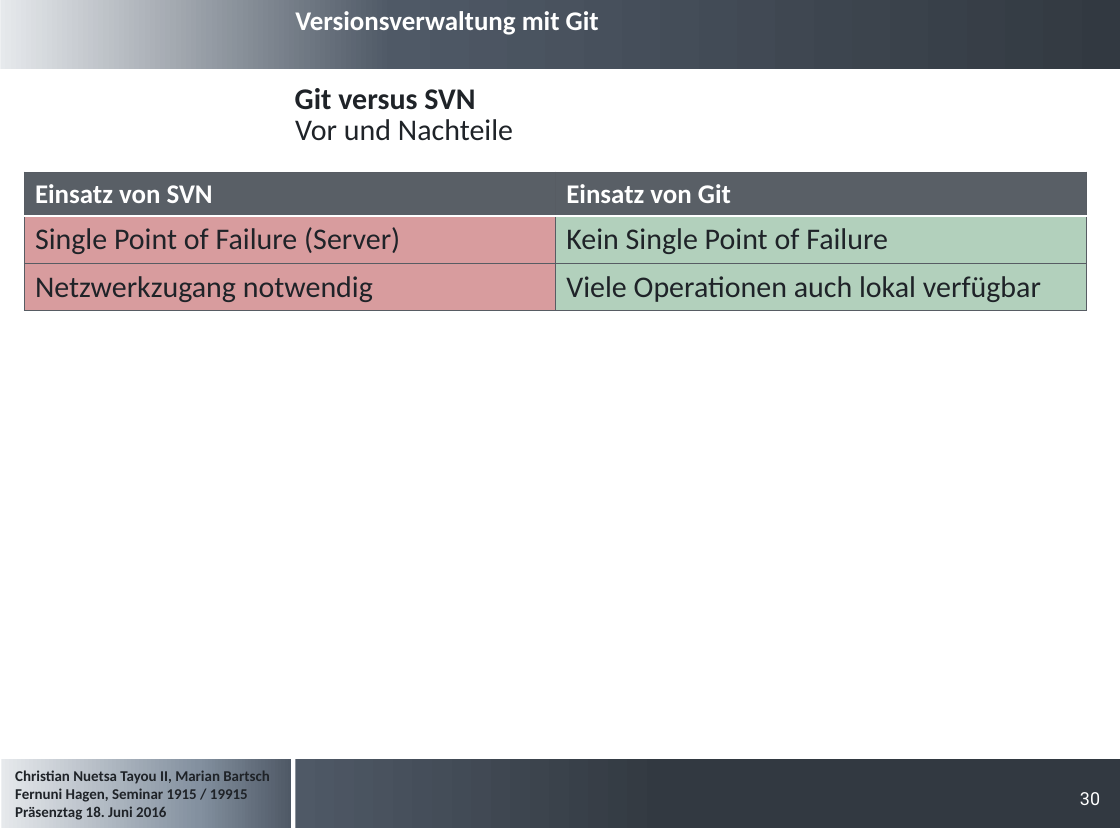
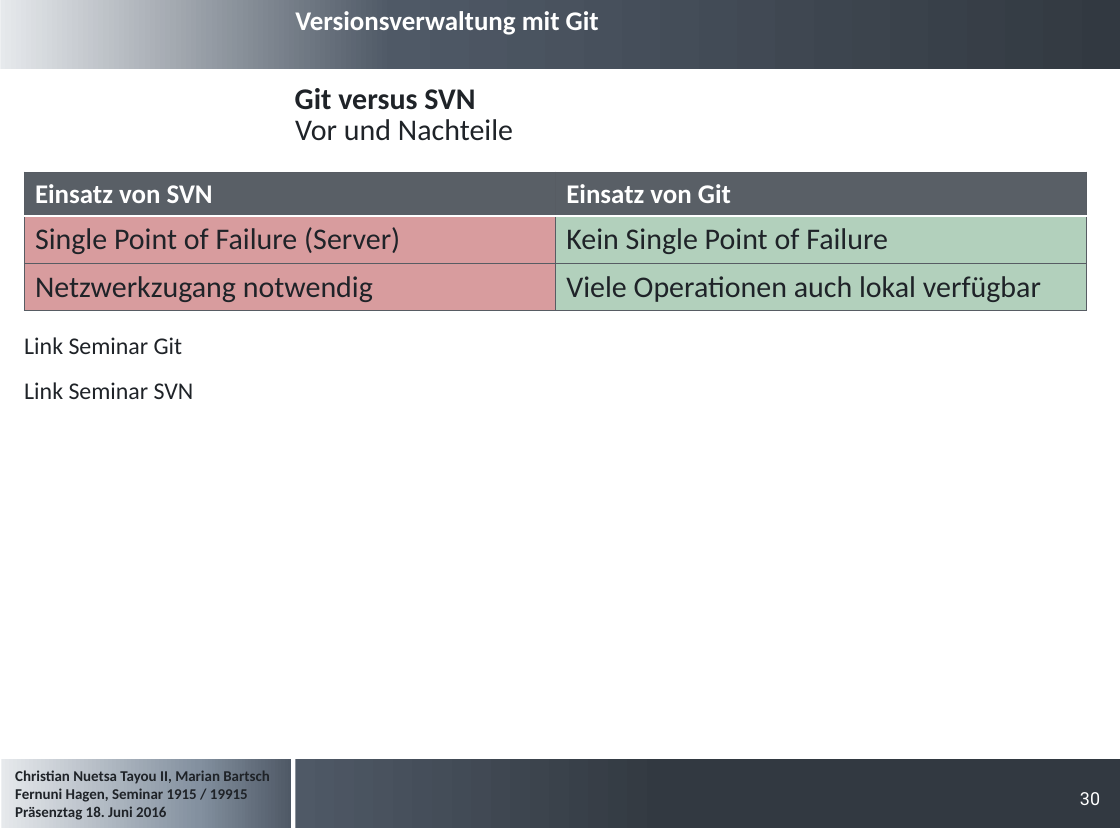
Before and after one commit to cristallin/git-project-seminar, a slide deck: slide 30 of Präsentation_Seminararbeit.pptx. Drawn at 1120x828 pixels with LibreOffice and Linux fonts; fonts in the diff are those of the drawing; background and template pictures are left out. Boxes give left, top, right and bottom in pixels: in the first picture for what was removed or moved away, otherwise in the second. Text is boxed around its words. In the diff, an @@ line names an element or a change of style, - is before the commit and + after.

```diff
--- a/Präsentation_Seminararbeit.pptx
+++ b/Präsentation_Seminararbeit.pptx
@@ text added at [24,337,183,354], 16 pt, text #1F2328 @@
+Link Seminar Git
@@ text added at [24,382,194,399], 16 pt, text #1F2328 @@
+Link Seminar SVN
```
Also in this commit, not shown: 7 other slides changed, 1 other file.
